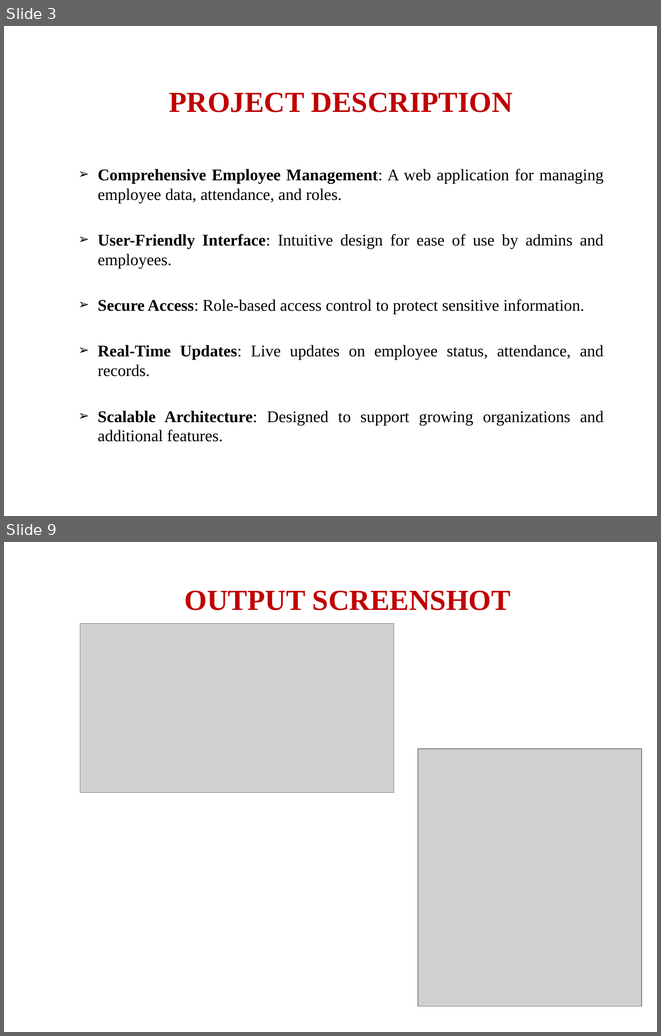
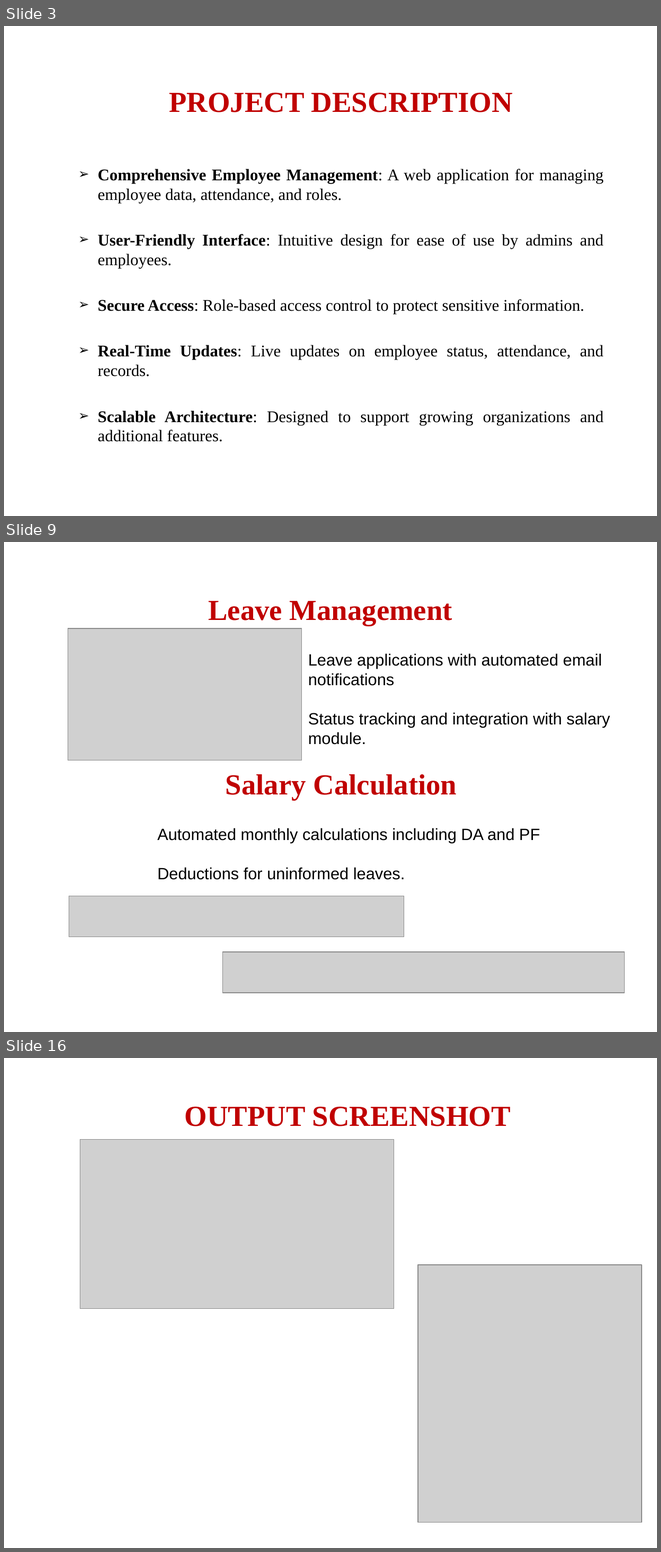
Before and after one commit to Immanuvel1207/Employee-Management-System, a slide deck: Employee-management-system.pptx. Shown one above the other, each under a label of ours: slides 3 and 9 before the commit, slides 3, 9 and 16 after it; the slides between them are not shown. The pictures are 661x1036 and 661x1552 pixels, drawn with LibreOffice and Linux fonts; fonts in the diff are those of the drawing; grey boxes stand for pictures; background and template pictures are left out. Boxes give left, top, right and bottom in pixels: in the first picture for what was removed or moved away, otherwise in the second. Text is boxed around its words. In the diff, an @@ line names an element or a change of style, - is before the commit and + after.

```diff
--- a/Employee-management-system.pptx
+++ b/Employee-management-system.pptx
@@ slide 9 added at (4, 542, 657, 1032), background picture (left out) @@
@@ title added at (208, 601, 452, 626), 32 pt, text #C00000, bold @@
+Leave Management
@@ picture added at (68, 628, 302, 760) @@
@@ text added at (308, 653, 610, 744), 18 pt, text #000000 @@
+Leave applications with automated email notifications
+Status tracking and integration with salary module.
@@ text added at (226, 774, 457, 800), 32 pt, text #C00000, bold @@
+Salary Calculation
@@ text added at (157, 828, 540, 880), 18 pt, text #000000 @@
+Automated monthly calculations including DA and PF
+Deductions for uninformed leaves.
@@ picture added at (69, 896, 404, 937) @@
@@ picture added at (223, 951, 624, 992) @@
@@ what was slide 9 is now slide 16 @@
```
Also in this commit, not shown: 3 slides changed, 11 other slides added, 4 slides removed, 19 other files.
